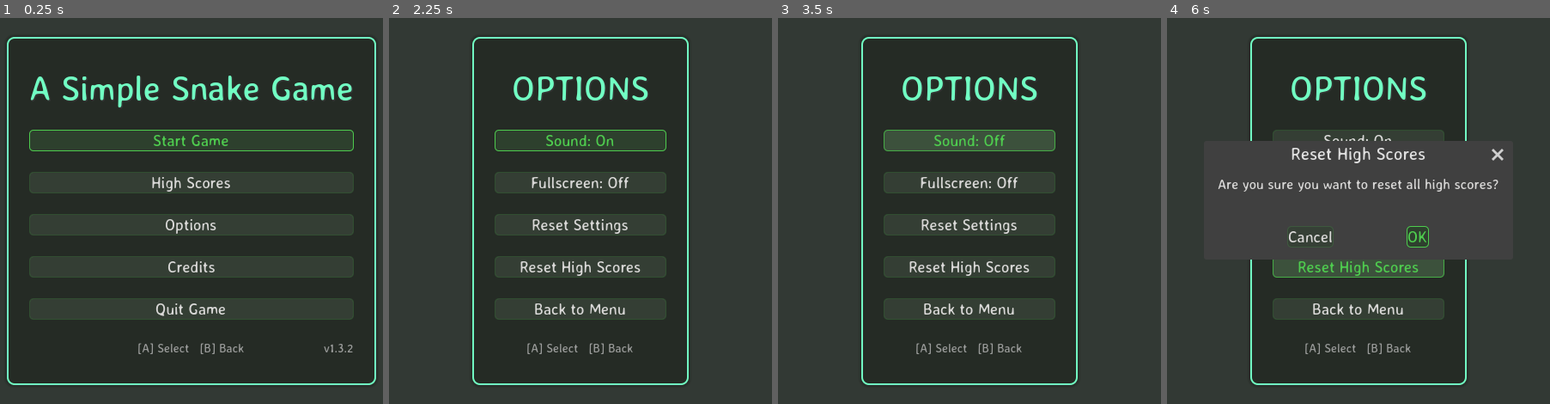
Above: before the commit, frames 1-4 (left to right).
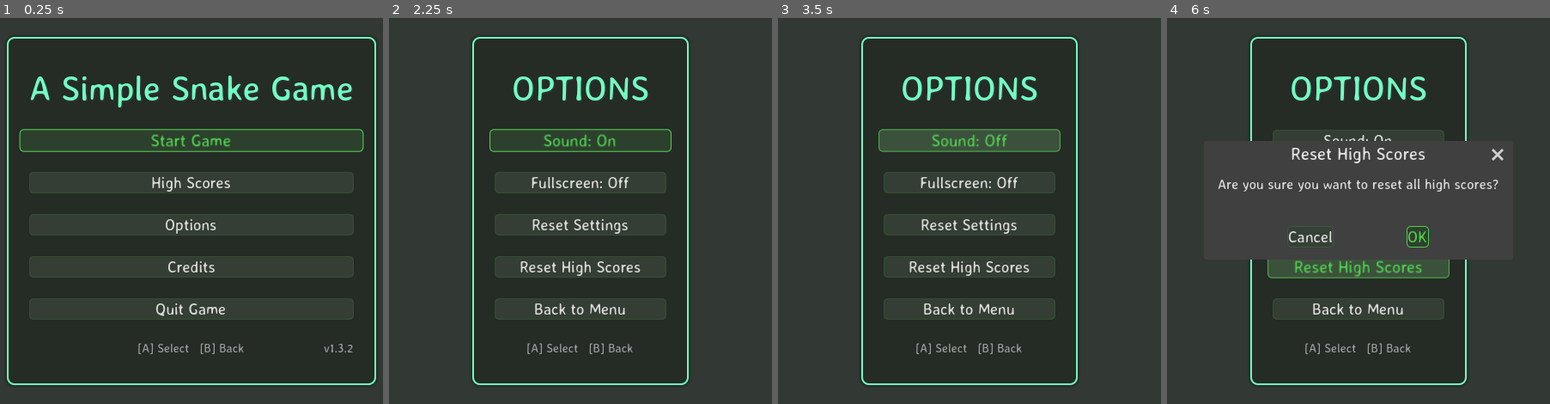
Above: after the commit, the same moments.

Repository: bluehexagons/snake2d
Game: Godot game, scene res://scenes/main/main.tscn
Two runs of this game, one before a commit and one after it. Both use one fixed random seed, a clock stepped at 60 frames per second and the inputs below.
Inputs:
- Up to frame 1 (0.25 s): no input
- Up to frame 2 (2.25 s): click "High Scores" at 0.5 s; click "Back to Menu" at 1.25 s; click "Options" at 2 s
- Up to frame 3 (3.5 s): click "Sound: On" at 2.75 s
- Up to frame 4 (6 s): click "Sound: Off" at 3.5 s; click "Reset Settings" at 4.25 s; click "OK" at 5 s; click "Reset High Scores" at 5.75 s

The runs differ from the first frame. In frame 1, 1.1% of the frame differs, in the area x 4-96%, y 28-35%; in frame 2, 0.7%; in frame 3, 0.8%; in frame 4, 0.8%.

Commit message:
Add animation polish: snake easing, food pop/absorb, menu/button transitions (w/llm)
- Snake head and tail now ease between grid cells using a smootherstep
  curve (gradual start, fast middle, soft landing) driven by the move
  timer in gameplay; logical positions remain grid-snapped so collision
  and food-spawn logic are unaffected.
- Food draws itself with rounded corners; pops in on spawn, and rounds
  further while shrinking and fading out as it is eaten beneath the
  snake head.
- UI state changes fade and softly scale menus in/out instead of
  hard-toggling visibility.
- Buttons get a subtle scale animation on focus, hover, and press.

Diff:
--- /dev/null
+++ b/scenes/food/food.gd
@@ -0,0 +1,100 @@
+extends Node2D
+
+const ConfigData = preload("res://autoload/config.gd")
+
+const BASE_COLOR := Color(0.854902, 0.14902, 0.14902, 1)
+const SPAWN_DURATION := 0.28
+const EAT_DURATION := 0.22
+
+# Visual state, all driven by tweens.
+var _size: float = float(ConfigData.GRID_SIZE)
+var _scale: float = 0.0
+var _corner_radius: float = 6.0
+var _color: Color = BASE_COLOR
+var _eaten: bool = false
+
+@onready var _color_rect: ColorRect = $ColorRect
+
+func _ready() -> void:
+	# Hide the legacy ColorRect; we paint the food ourselves so we can round corners.
+	if _color_rect:
+		_color_rect.visible = false
+	z_index = 0
+	queue_redraw()
+	_play_spawn()
+
+func _draw() -> void:
+	var s := _size * _scale
+	if s <= 0.0:
+		return
+	# Center the visual within the cell so shrink animations stay centered.
+	var offset := (_size - s) * 0.5
+	var rect := Rect2(Vector2(offset, offset), Vector2(s, s))
+	var radius: float = min(_corner_radius, s * 0.5)
+	_draw_rounded_rect(rect, radius, _color)
+
+func _draw_rounded_rect(rect: Rect2, radius: float, color: Color) -> void:
+	if radius <= 0.5:
+		draw_rect(rect, color, true)
+		return
+	# Body + sides via two overlapping rects, then four corner circles.
+	var inner_h := Rect2(
+		Vector2(rect.position.x + radius, rect.position.y),
+		Vector2(rect.size.x - radius * 2.0, rect.size.y)
+	)
+	var inner_v := Rect2(
+		Vector2(rect.position.x, rect.position.y + radius),
+		Vector2(rect.size.x, rect.size.y - radius * 2.0)
+	)
+	if inner_h.size.x > 0.0 and inner_h.size.y > 0.0:
+		draw_rect(inner_h, color, true)
+	if inner_v.size.x > 0.0 and inner_v.size.y > 0.0:
+		draw_rect(inner_v, color, true)
+	var corners := [
+		rect.position + Vector2(radius, radius),
+		Vector2(rect.position.x + rect.size.x - radius, rect.position.y + radius),
+		Vector2(rect.position.x + radius, rect.position.y + rect.size.y - radius),
+		rect.position + rect.size - Vector2(radius, radius),
+	]
+	for c in corners:
+		draw_circle(c, radius, color)
+
+func _play_spawn() -> void:
+	_scale = 0.0
+	_color = BASE_COLOR
+	_corner_radius = 6.0
+	queue_redraw()
+	var tween := create_tween()
+	tween.set_parallel(true)
+	tween.tween_method(_set_scale, 0.0, 1.08, SPAWN_DURATION * 0.7).set_trans(Tween.TRANS_CUBIC).set_ease(Tween.EASE_OUT)
+	tween.chain().tween_method(_set_scale, 1.08, 1.0, SPAWN_DURATION * 0.3).set_trans(Tween.TRANS_SINE).set_ease(Tween.EASE_IN_OUT)
+
+# Public: gameplay calls this when the snake eats the food. The node frees itself
+# at the end of the animation. Returns the tween so callers can await it if needed.
+func eat() -> Tween:
+	if _eaten:
+		return null
+	_eaten = true
+	# Make sure we draw beneath the snake head so it slides over us.
+	z_index = -1
+	var tween := create_tween()
+	tween.set_parallel(true)
+	# Round the corners further as we shrink, so it feels like it's being absorbed.
+	tween.tween_method(_set_corner_radius, _corner_radius, _size * 0.5, EAT_DURATION).set_trans(Tween.TRANS_QUAD).set_ease(Tween.EASE_OUT)
+	tween.tween_method(_set_scale, _scale, 0.0, EAT_DURATION).set_trans(Tween.TRANS_CUBIC).set_ease(Tween.EASE_IN)
+	# Soften & fade so it doesn't pop out abruptly.
+	tween.tween_method(_set_color, _color, Color(_color.r, _color.g, _color.b, 0.0), EAT_DURATION).set_trans(Tween.TRANS_SINE).set_ease(Tween.EASE_IN)
+	tween.chain().tween_callback(queue_free)
+	return tween
+
+func _set_scale(v: float) -> void:
+	_scale = v
+	queue_redraw()
+
+func _set_corner_radius(v: float) -> void:
+	_corner_radius = v
+	queue_redraw()
+
+func _set_color(c: Color) -> void:
+	_color = c
+	queue_redraw()
--- a/scenes/food/food.tscn
+++ b/scenes/food/food.tscn
@@ -1,6 +1,9 @@
-[gd_scene format=3 uid="uid://foodscene"]
+[gd_scene load_steps=2 format=3 uid="uid://foodscene"]
+
+[ext_resource type="Script" path="res://scenes/food/food.gd" id="1_foodgd"]
 
 [node name="Food" type="Node2D" unique_id=810355454]
+script = ExtResource("1_foodgd")
 
 [node name="ColorRect" type="ColorRect" parent="." unique_id=1087297714]
 offset_right = 32.0
--- a/scenes/main/gameplay.gd
+++ b/scenes/main/gameplay.gd
@@ -23,6 +23,8 @@
 var tail_segments: Array[ColorRect] = []
 var tail_segment_pool: Array[ColorRect] = []
 var tail_positions: Array[Vector2] = []
+# Visual-only previous positions for ease-in-out interpolation of tail segments.
+var tail_prev_positions: Array[Vector2] = []
 var score := 0
 var game_over_state := false
 
@@ -45,6 +47,7 @@
 			tail_segment_pool.append(segment)
 	tail_segments.clear()
 	tail_positions.clear()
+	tail_prev_positions.clear()
 
 	_create_controls_tutorial()
 
@@ -78,14 +81,32 @@
 		snake.can_move = false
 		snake.move()
 
+	_apply_visual_interp()
+
+func _apply_visual_interp() -> void:
+	if not snake or game_over_state:
+		return
+	var t: float = clamp(time_since_move / current_move_time, 0.0, 1.0)
+	if snake.has_method("apply_visual_interp"):
+		snake.apply_visual_interp(t)
+	# Smootherstep eased progress for tail segments.
+	var eased: float = t * t * t * (t * (t * 6.0 - 15.0) + 10.0)
+	for i in tail_segments.size():
+		var prev: Vector2 = tail_prev_positions[i] if i < tail_prev_positions.size() else tail_segments[i].position
+		var target: Vector2 = tail_positions[i + 1] if (i + 1) < tail_positions.size() else tail_segments[i].position
+		tail_segments[i].position = prev.lerp(target, eased)
+
 func is_position_occupied(pos: Vector2) -> bool:
 	var grid_pos := pos / ConfigData.GRID_SIZE
 
-	if snake and (snake.position / ConfigData.GRID_SIZE) == grid_pos:
-		return true
-
-	for segment in tail_segments:
-		if (segment.position / ConfigData.GRID_SIZE) == grid_pos:
+	if snake:
+		var snake_logical: Vector2 = snake.logical_position if "logical_position" in snake else snake.position
+		if (snake_logical / ConfigData.GRID_SIZE) == grid_pos:
+			return true
+
+	for i in tail_segments.size():
+		var seg_logical: Vector2 = tail_positions[i + 1] if (i + 1) < tail_positions.size() else tail_segments[i].position
+		if (seg_logical / ConfigData.GRID_SIZE) == grid_pos:
 			return true
 
 	return false
@@ -113,6 +134,17 @@
 	food_spawned.emit(food.position)
 	return true
 
+# Detach the current food and play its eaten animation; it will free itself.
+func _consume_food() -> void:
+	if not food:
+		return
+	var eaten_food := food
+	food = null
+	if eaten_food.has_method("eat"):
+		eaten_food.eat()
+	else:
+		eaten_food.queue_free()
+
 func _update_game_speed() -> void:
 	var segment_count := tail_segments.size()
 	current_move_time = max(
@@ -127,18 +159,34 @@
 	AudioManager.play_move()
 	snake_moved.emit(new_position)
 
+	# Capture each segment's current logical position as its "previous" for visual interp.
+	tail_prev_positions.clear()
+	for i in tail_segments.size():
+		# Logical position = where it was sitting at this point in tail_positions[i+1] before update.
+		tail_prev_positions.append(tail_positions[i + 1] if (i + 1) < tail_positions.size() else tail_segments[i].position)
+
 	tail_positions.insert(0, new_position)
 
 	var ate_food: bool = food and (new_position == food.position)
 	if ate_food:
 		snake.grow()
+		_consume_food()
 		spawn_food()
 	else:
 		if tail_positions.size() > tail_segments.size() + 1:
 			tail_positions.pop_back()
 
+	# Snap segment positions to their new logical targets for collision queries; visual interp
+	# in `_apply_visual_interp` will smoothly animate them toward these positions.
 	for i in tail_segments.size():
 		tail_segments[i].position = tail_positions[i + 1]
+
+	# If the snake just grew, the new (last) segment has no meaningful prior position;
+	# pin its visual-prev to its target so it appears in place rather than sliding in.
+	if ate_food and tail_segments.size() > 0:
+		var last := tail_segments.size() - 1
+		if last < tail_prev_positions.size():
+			tail_prev_positions[last] = tail_segments[last].position
 
 	if not ate_food:
 		for segment in tail_segments:
@@ -179,6 +227,9 @@
 	if segment.get_parent() == null:
 		game_world.add_child(segment)
 	tail_segments.append(segment)
+	# Placeholder; the real visual-prev for new segments is set in `_on_snake_moved`
+	# after the per-segment positions are finalized so the new segment doesn't visibly slide.
+	tail_prev_positions.append(segment.position)
 
 	_update_game_speed()
 
@@ -226,6 +277,7 @@
 		segment.queue_free()
 	tail_segment_pool.clear()
 	tail_positions.clear()
+	tail_prev_positions.clear()
 
 	game_over_state = false
 
--- a/scenes/main/main.gd
+++ b/scenes/main/main.gd
@@ -134,7 +134,9 @@
 		Input.mouse_mode = Input.MOUSE_MODE_VISIBLE
 
 	for button in _get_all_buttons():
-		button.focus_entered.connect(AudioManager.play_focus)
+		if not button.focus_entered.is_connected(AudioManager.play_focus):
+			button.focus_entered.connect(AudioManager.play_focus)
+		_install_button_polish(button)
 
 	_update_menu_focus()
 
@@ -228,19 +230,49 @@
 
 func _get_all_buttons() -> Array[Button]:
 	var buttons: Array[Button] = []
-	for node in main_menu_box.get_children():
-		if node is Button:
-			buttons.append(node)
-	for node in options_menu_box.get_children():
-		if node is Button:
-			buttons.append(node)
-	for node in pause_menu_box.get_children():
-		if node is Button:
-			buttons.append(node)
-	for node in game_over_menu_box.get_children():
-		if node is Button:
-			buttons.append(node)
+	var containers := [
+		main_menu_box,
+		options_menu_box,
+		credits_menu_box,
+		high_scores_menu_box,
+		pause_menu_box,
+		game_over_menu_box,
+	]
+	for container in containers:
+		if container == null:
+			continue
+		for node in container.get_children():
+			if node is Button:
+				buttons.append(node)
 	return buttons
+
+# Adds a subtle scale animation on focus/hover/press transitions for any Button.
+func _install_button_polish(btn: Button) -> void:
+	btn.pivot_offset = btn.size * 0.5
+	btn.resized.connect(func() -> void:
+		btn.pivot_offset = btn.size * 0.5
+	)
+	var animate_to := func(target_scale: Vector2, duration: float) -> void:
+		var tween := get_tree().create_tween()
+		tween.set_pause_mode(Tween.TWEEN_PAUSE_PROCESS)
+		tween.tween_property(btn, "scale", target_scale, duration).set_trans(Tween.TRANS_BACK).set_ease(Tween.EASE_OUT)
+	btn.focus_entered.connect(func() -> void: animate_to.call(Vector2(1.06, 1.06), 0.14))
+	btn.focus_exited.connect(func() -> void: animate_to.call(Vector2.ONE, 0.18))
+	btn.mouse_entered.connect(func() -> void:
+		if btn.has_focus():
+			return
+		animate_to.call(Vector2(1.04, 1.04), 0.12)
+	)
+	btn.mouse_exited.connect(func() -> void:
+		if btn.has_focus():
+			return
+		animate_to.call(Vector2.ONE, 0.16)
+	)
+	btn.button_down.connect(func() -> void: animate_to.call(Vector2(0.96, 0.96), 0.06))
+	btn.button_up.connect(func() -> void:
+		var dest := Vector2(1.06, 1.06) if btn.has_focus() else Vector2.ONE
+		animate_to.call(dest, 0.12)
+	)
 
 func _update_menu_focus() -> void:
 	var current_state = ui_state_manager.current_state
--- a/scenes/snake/snake.gd
+++ b/scenes/snake/snake.gd
@@ -12,12 +12,18 @@
 var can_move := true
 var waiting_for_input := true
 
+# Logical (grid-snapped) head position; the actual `position` is animated visually.
+var logical_position: Vector2
+var visual_prev_position: Vector2
+
 var _direction_indicator: Polygon2D
 
 func _ready() -> void:
 	Input.emulate_touch_from_mouse = true
 	Input.emulate_mouse_from_touch = true
 	position = position.snapped(Vector2(ConfigData.GRID_SIZE, ConfigData.GRID_SIZE))
+	logical_position = position
+	visual_prev_position = position
 
 	_direction_indicator = Polygon2D.new()
 	_direction_indicator.color = Color(0.85, 1.0, 0.4, 0.55)
@@ -69,19 +75,29 @@
 		return
 
 	direction = next_direction
-	var new_position := position + direction * ConfigData.GRID_SIZE
+	var new_position := logical_position + direction * ConfigData.GRID_SIZE
 
 	if new_position.x < 0 or new_position.x >= ConfigData.GRID_WIDTH * ConfigData.GRID_SIZE or new_position.y < 0 or new_position.y >= ConfigData.GRID_HEIGHT * ConfigData.GRID_SIZE:
 		_direction_indicator.hide()
 		died.emit()
 		return
 
+	visual_prev_position = logical_position
+	logical_position = new_position
 	position = new_position
 	can_move = true
-	moved.emit(position)
+	moved.emit(new_position)
 
 func grow() -> void:
 	grew.emit()
 
 func hide_indicator() -> void:
 	_direction_indicator.hide()
+
+# Apply visual interpolation between the previous and current logical cell.
+# `t` is the normalized [0,1] progress through the current move tick.
+func apply_visual_interp(t: float) -> void:
+	t = clamp(t, 0.0, 1.0)
+	# Smootherstep: 6t^5 - 15t^4 + 10t^3. Gradual start, fast middle, soft tail.
+	var eased := t * t * t * (t * (t * 6.0 - 15.0) + 10.0)
+	position = visual_prev_position.lerp(logical_position, eased)
--- a/scenes/ui/ui_state_manager.gd
+++ b/scenes/ui/ui_state_manager.gd
@@ -20,6 +20,9 @@
 var ui_elements: Dictionary[UIState, Node] = {}
 var focus_targets: Dictionary[UIState, Button] = {}
 
+const TRANSITION_DURATION := 0.18
+var _transition_tweens: Dictionary = {}
+
 var main_node: Node
 
 func _ready() -> void:
@@ -39,16 +42,60 @@
 	current_state = new_state
 
 	for state in ui_elements:
-		if ui_elements[state] != null:
-			ui_elements[state].visible = false
-
-	if ui_elements.has(current_state) and ui_elements[current_state] != null:
-		ui_elements[current_state].visible = true
+		var elem = ui_elements[state]
+		if elem == null:
+			continue
+		if state == current_state:
+			_fade_in(elem)
+		elif elem.visible:
+			_fade_out(elem)
 
 	if focus_targets.has(current_state) and focus_targets[current_state] != null:
 		focus_targets[current_state].grab_focus()
 
 	state_changed.emit(previous_state, current_state)
+
+func _kill_transition(elem: CanvasItem) -> void:
+	if _transition_tweens.has(elem):
+		var t: Tween = _transition_tweens[elem]
+		if t and t.is_valid():
+			t.kill()
+		_transition_tweens.erase(elem)
+
+func _fade_in(elem: CanvasItem) -> void:
+	if elem == null:
+		return
+	_kill_transition(elem)
+	elem.visible = true
+	var start_mod := elem.modulate
+	start_mod.a = 0.0
+	elem.modulate = start_mod
+	var tween := get_tree().create_tween()
+	tween.set_pause_mode(Tween.TWEEN_PAUSE_PROCESS)
+	tween.tween_property(elem, "modulate:a", 1.0, TRANSITION_DURATION).set_trans(Tween.TRANS_SINE).set_ease(Tween.EASE_OUT)
+	if elem is Control:
+		var ctrl: Control = elem
+		var orig_pivot := ctrl.pivot_offset
+		ctrl.pivot_offset = ctrl.size * 0.5
+		ctrl.scale = Vector2(0.96, 0.96)
+		tween.parallel().tween_property(ctrl, "scale", Vector2.ONE, TRANSITION_DURATION).set_trans(Tween.TRANS_BACK).set_ease(Tween.EASE_OUT)
+		tween.tween_callback(func() -> void: ctrl.pivot_offset = orig_pivot)
+	_transition_tweens[elem] = tween
+
+func _fade_out(elem: CanvasItem) -> void:
+	if elem == null:
+		return
+	_kill_transition(elem)
+	var tween := get_tree().create_tween()
+	tween.set_pause_mode(Tween.TWEEN_PAUSE_PROCESS)
+	tween.tween_property(elem, "modulate:a", 0.0, TRANSITION_DURATION).set_trans(Tween.TRANS_SINE).set_ease(Tween.EASE_IN)
+	tween.tween_callback(func() -> void:
+		elem.visible = false
+		var m := elem.modulate
+		m.a = 1.0
+		elem.modulate = m
+	)
+	_transition_tweens[elem] = tween
 
 func go_back() -> void:
 	change_state(previous_state)
